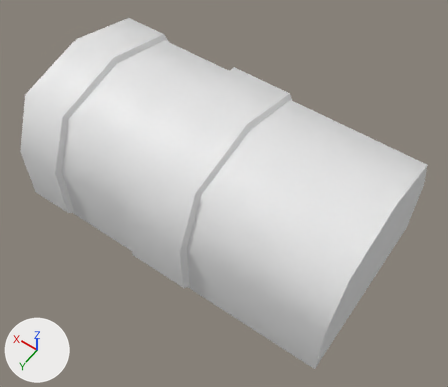
The FBX model Assets/Models/Props/Meshes/forest_chest_top.fbx as it was, and as the next commit left it.
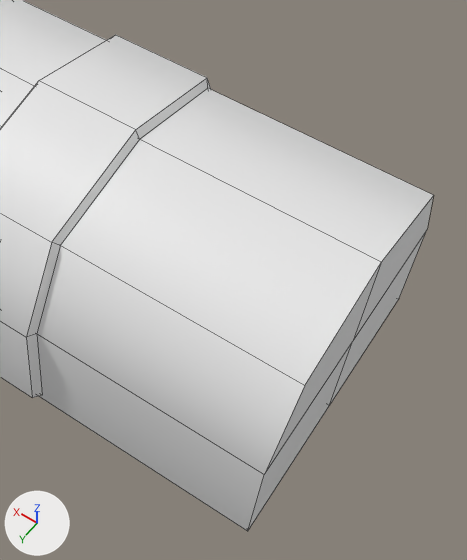
The first picture shows the older version from a 50 mm lens placed at (-0.0406, 0.0548, 0.1036), pointed at (-0.0032, 0.0025, 0.0214). The close-ups show the older and then the newer version on the part from 37% to 100% of the width and 12% to 100% of the height of that picture. Only the edits that show in the close-ups are written down. The lights are fixed; the arrows at lower left show +X, +Y and +Z. The close-ups show mesh edges as thin lines. Where no turn or scale is listed for an object, it has been applied to the vertices.

The first close-up shows 'top_detail'.
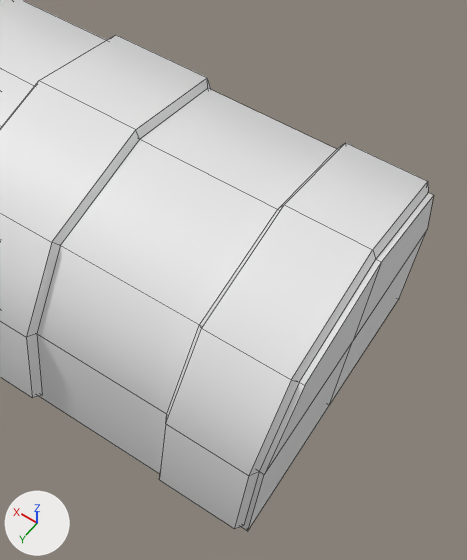
Where the newer file only moved an object's origin or applied its transform, the numbers keep the older frame.

Where the change shows, as pixel boxes [x1, y1, x2, y2] in the close-ups (467 x 560 px):
part 1 of me_top_detail, added
    after: [159, 143, 428, 529]

The edits, one by one:
me_top_detail is used by ob_top_detail; location (0.0, 0.0161, 0.0122).
me_top_detail had 114 vertices, 96 faces and spanned x -0.0301..0.0301, y -0.0333..0.0012, z -0.0003..0.0248.
me_top_detail now has 142 vertices, 116 faces and spans x -0.0301..0.0301, y -0.0333..0.0012, z -0.0003..0.0248.
me_top_detail part 1: the loose piece of 28 vertices spanning x 0.0203..0.0296, y -0.0333..0.0012, z 0.0004..0.0248 is copied, and the copy is moved by (-0.0499, 0.0, 0.0); it spans x -0.0296..-0.0203, y -0.0333..0.0012, z 0.0004..0.0248.
